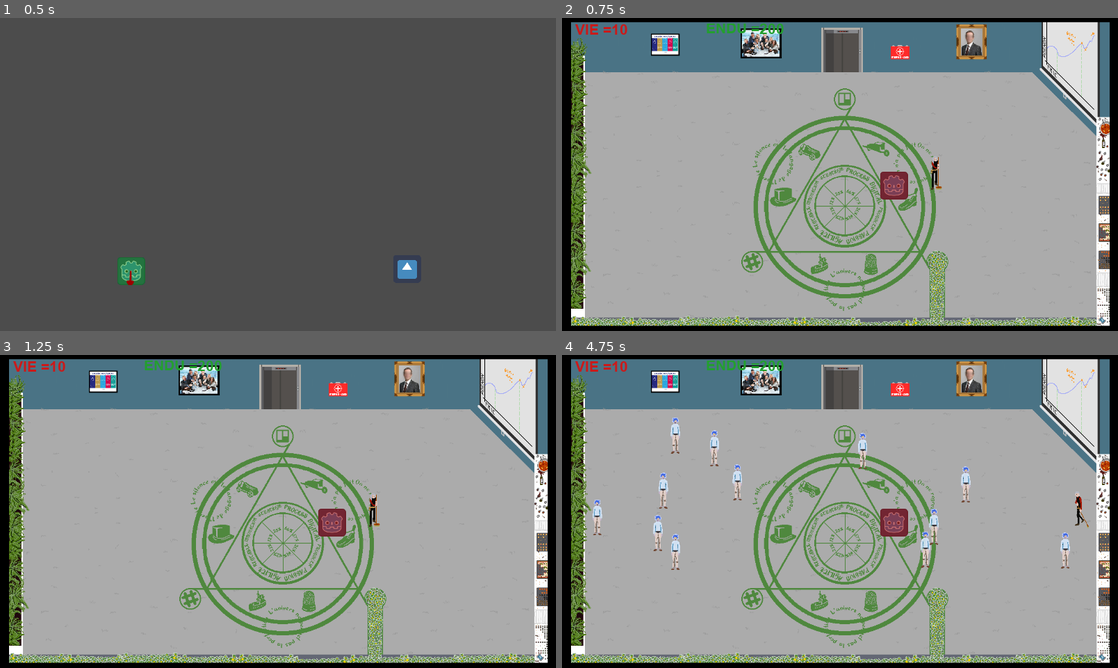
Above: before the commit, frames 1-4 (two rows, left to right).
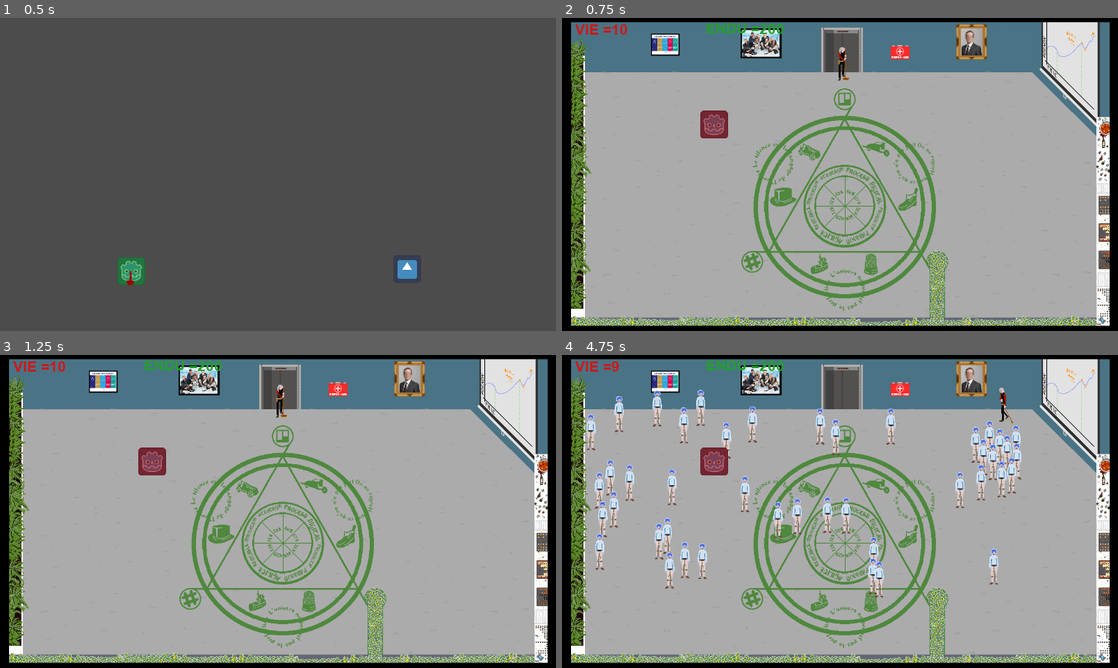
Above: after the commit, the same moments.

Repository: Ant0yne/action_concierge
Game: Godot game, scene res://Scenes/Menu.tscn
Same seed, same stepped clock (60 frames per second), same inputs: the game is played once before the commit and once after it. The engine's default icon, where the game draws it, is replaced by a stand-in: a white triangle on a blue panel in a dark square.
Inputs (mouse positions are in pixels of both pictures, inside the frame that each line leads up to):
- Up to frame 1 (0.5 s): no input
- Up to frame 2 (0.75 s): click (695, 271) at 0.5 s
- Up to frame 3 (1.25 s): no input
- Up to frame 4 (4.75 s): tap Enter at 1.25 s; hold Right (ui_right) 1.28-2.03 s; tap Space (ui_select) at 1.35, 1.52, 1.82, 2.1, 2.27, 2.57, 2.85, 3.6, 3.77, 4.07, 4.35, 4.52 s; hold Down (ui_down) 2.03-2.78 s; hold Right (ui_right) 2.78-3.53 s; hold Up (ui_up) 3.53-4.28 s; hold Left (ui_left) from 4.28 s (still down)

Frame 1 is identical in both runs. In frame 2, 1.1% of the frame differs, in the area x 24-69%, y 9-58%; in frame 3, 1.1%; in frame 4, 7.7%, in the area x 4-95%, y 2-78%.

Commit message:
Spawn ennemis

Diff:
--- /dev/null
+++ b/Scenes/Cercle.tscn
@@ -0,0 +1,3 @@
+[gd_scene format=2]
+
+[node name="Cercle" type="Node2D"]
--- a/Scenes/GestionRH.gd
+++ /dev/null
@@ -1,22 +0,0 @@
-extends Node2D
-
-const RH = preload("res://Scenes/RH.tscn")
-
-var zone_creation_RH_X = int(1000)
-var zone_creation_RH_Y = int(500)
-var vecteur_cible
-
-
-func _ready():
-	_random_position()
-
-
-func _process(delta):
-	if Input.is_action_just_released("ui_select"):
-		var rh = RH.instance()
-		rh.global_position = vecteur_cible
-		add_child(rh)
-		_random_position()
-
-func _random_position():
-	vecteur_cible = Vector2(rand_range(70, zone_creation_RH_X), rand_range(135, zone_creation_RH_Y))
--- a/Scenes/GestionRH.tscn
+++ b/Scenes/GestionRH.tscn
@@ -1,6 +1,7 @@
 [gd_scene load_steps=2 format=2]
 
-[ext_resource path="res://Scenes/GestionRH.gd" type="Script" id=1]
+[ext_resource path="res://Script/GestionRH.gd" type="Script" id=1]
+
 
 [node name="GestionRH" type="Node2D"]
 script = ExtResource( 1 )
--- a/Scenes/Main.tscn
+++ b/Scenes/Main.tscn
@@ -2,7 +2,7 @@
 
 [ext_resource path="res://Scenes/Perso.tscn" type="PackedScene" id=1]
 [ext_resource path="res://Scenes/DecorTest.tscn" type="PackedScene" id=2]
-[ext_resource path="res://Scenes/GestionRH.gd" type="Script" id=3]
+[ext_resource path="res://Script/GestionRH.gd" type="Script" id=3]
 [ext_resource path="res://Scenes/UIPersoVie.tscn" type="PackedScene" id=4]
 [ext_resource path="res://Recherche environnement.png" type="Texture" id=5]
 [ext_resource path="res://Scenes/UIPersoEndu.tscn" type="PackedScene" id=6]
@@ -16,11 +16,11 @@
 [node name="YSort" type="YSort" parent="."]
 
 [node name="Personnage" parent="YSort" instance=ExtResource( 1 )]
-position = Vector2( 860.995, 355.689 )
+position = Vector2( 646.984, 105.656 )
 scale = Vector2( 0.7, 0.7 )
 
 [node name="DecorTest" parent="YSort" instance=ExtResource( 2 )]
-position = Vector2( 763.607, 407.41 )
+position = Vector2( 349.676, 267.547 )
 
 [node name="RH" type="YSort" parent="YSort"]
 script = ExtResource( 3 )
--- a/Scenes/Perso.tscn
+++ b/Scenes/Perso.tscn
@@ -95,84 +95,84 @@
 "name": "New Anim",
 "speed": 5.0
 }, {
+"frames": [ ExtResource( 10 ) ],
+"loop": true,
+"name": "Attaque Droite",
+"speed": 5.0
+}, {
+"frames": [ ExtResource( 3 ) ],
+"loop": true,
+"name": "Dash Droite",
+"speed": 5.0
+}, {
+"frames": [ ExtResource( 9 ) ],
+"loop": true,
+"name": "Attaque haut",
+"speed": 5.0
+}, {
+"frames": [ ExtResource( 74 ), ExtResource( 7 ), ExtResource( 80 ), ExtResource( 73 ), ExtResource( 72 ), ExtResource( 79 ), ExtResource( 75 ), ExtResource( 76 ), ExtResource( 77 ), ExtResource( 78 ) ],
+"loop": true,
+"name": "Marche Bas",
+"speed": 15.0
+}, {
+"frames": [ ExtResource( 12 ) ],
+"loop": true,
+"name": "Dash Haut",
+"speed": 5.0
+}, {
+"frames": [ ExtResource( 6 ) ],
+"loop": true,
+"name": "Dash Bas",
+"speed": 5.0
+}, {
+"frames": [ ExtResource( 4 ), ExtResource( 86 ), ExtResource( 85 ), ExtResource( 87 ) ],
+"loop": false,
+"name": "Attaque Bas",
+"speed": 12.0
+}, {
+"frames": [ ExtResource( 22 ), ExtResource( 1 ), ExtResource( 26 ), ExtResource( 23 ), ExtResource( 24 ), ExtResource( 25 ), ExtResource( 21 ), ExtResource( 27 ), ExtResource( 28 ), ExtResource( 29 ), ExtResource( 30 ), ExtResource( 31 ) ],
+"loop": true,
+"name": "Idle Bas",
+"speed": 12.0
+}, {
+"frames": [ ExtResource( 48 ), ExtResource( 49 ), ExtResource( 44 ), ExtResource( 15 ), ExtResource( 45 ), ExtResource( 43 ), ExtResource( 46 ), ExtResource( 47 ), ExtResource( 51 ), ExtResource( 50 ), ExtResource( 53 ), ExtResource( 52 ) ],
+"loop": true,
+"name": "Idle Gauche",
+"speed": 12.0
+}, {
+"frames": [ ExtResource( 57 ), ExtResource( 62 ), ExtResource( 58 ), ExtResource( 54 ), ExtResource( 55 ), ExtResource( 59 ), ExtResource( 5 ), ExtResource( 61 ), ExtResource( 56 ), ExtResource( 60 ), ExtResource( 63 ), ExtResource( 64 ) ],
+"loop": true,
+"name": "Idle Haut",
+"speed": 12.0
+}, {
+"frames": [ ExtResource( 17 ) ],
+"loop": true,
+"name": "Marche Haut",
+"speed": 5.0
+}, {
+"frames": [ ExtResource( 65 ), ExtResource( 66 ), ExtResource( 8 ), ExtResource( 70 ), ExtResource( 67 ), ExtResource( 69 ), ExtResource( 68 ), ExtResource( 71 ) ],
+"loop": true,
+"name": "Marche Gauche",
+"speed": 12.0
+}, {
+"frames": [ ExtResource( 11 ) ],
+"loop": true,
+"name": "Dash Gauche",
+"speed": 5.0
+}, {
+"frames": [ ExtResource( 13 ), ExtResource( 32 ), ExtResource( 33 ), ExtResource( 34 ), ExtResource( 35 ), ExtResource( 36 ), ExtResource( 37 ), ExtResource( 38 ), ExtResource( 39 ), ExtResource( 40 ), ExtResource( 42 ), ExtResource( 41 ) ],
+"loop": true,
+"name": "Idle Droite",
+"speed": 12.0
+}, {
+"frames": [ ExtResource( 16 ) ],
+"loop": true,
+"name": "Marche Droite",
+"speed": 5.0
+}, {
 "frames": [ ExtResource( 81 ), ExtResource( 18 ), ExtResource( 83 ), ExtResource( 84 ), ExtResource( 82 ) ],
 "loop": false,
 "name": "Attaque Gauche",
-"speed": 12.0
-}, {
-"frames": [ ExtResource( 12 ) ],
-"loop": true,
-"name": "Dash Haut",
-"speed": 5.0
-}, {
-"frames": [ ExtResource( 9 ) ],
-"loop": true,
-"name": "Attaque haut",
-"speed": 5.0
-}, {
-"frames": [ ExtResource( 65 ), ExtResource( 66 ), ExtResource( 8 ), ExtResource( 70 ), ExtResource( 67 ), ExtResource( 69 ), ExtResource( 68 ), ExtResource( 71 ) ],
-"loop": true,
-"name": "Marche Gauche",
-"speed": 12.0
-}, {
-"frames": [ ExtResource( 16 ) ],
-"loop": true,
-"name": "Marche Droite",
-"speed": 5.0
-}, {
-"frames": [ ExtResource( 10 ) ],
-"loop": true,
-"name": "Attaque Droite",
-"speed": 5.0
-}, {
-"frames": [ ExtResource( 48 ), ExtResource( 49 ), ExtResource( 44 ), ExtResource( 15 ), ExtResource( 45 ), ExtResource( 43 ), ExtResource( 46 ), ExtResource( 47 ), ExtResource( 51 ), ExtResource( 50 ), ExtResource( 53 ), ExtResource( 52 ) ],
-"loop": true,
-"name": "Idle Gauche",
-"speed": 12.0
-}, {
-"frames": [ ExtResource( 13 ), ExtResource( 32 ), ExtResource( 33 ), ExtResource( 34 ), ExtResource( 35 ), ExtResource( 36 ), ExtResource( 37 ), ExtResource( 38 ), ExtResource( 39 ), ExtResource( 40 ), ExtResource( 42 ), ExtResource( 41 ) ],
-"loop": true,
-"name": "Idle Droite",
-"speed": 12.0
-}, {
-"frames": [ ExtResource( 11 ) ],
-"loop": true,
-"name": "Dash Gauche",
-"speed": 5.0
-}, {
-"frames": [ ExtResource( 6 ) ],
-"loop": true,
-"name": "Dash Bas",
-"speed": 5.0
-}, {
-"frames": [ ExtResource( 17 ) ],
-"loop": true,
-"name": "Marche Haut",
-"speed": 5.0
-}, {
-"frames": [ ExtResource( 22 ), ExtResource( 1 ), ExtResource( 26 ), ExtResource( 23 ), ExtResource( 24 ), ExtResource( 25 ), ExtResource( 21 ), ExtResource( 27 ), ExtResource( 28 ), ExtResource( 29 ), ExtResource( 30 ), ExtResource( 31 ) ],
-"loop": true,
-"name": "Idle Bas",
-"speed": 12.0
-}, {
-"frames": [ ExtResource( 74 ), ExtResource( 7 ), ExtResource( 80 ), ExtResource( 73 ), ExtResource( 72 ), ExtResource( 79 ), ExtResource( 75 ), ExtResource( 76 ), ExtResource( 77 ), ExtResource( 78 ) ],
-"loop": true,
-"name": "Marche Bas",
-"speed": 15.0
-}, {
-"frames": [ ExtResource( 57 ), ExtResource( 62 ), ExtResource( 58 ), ExtResource( 54 ), ExtResource( 55 ), ExtResource( 59 ), ExtResource( 5 ), ExtResource( 61 ), ExtResource( 56 ), ExtResource( 60 ), ExtResource( 63 ), ExtResource( 64 ) ],
-"loop": true,
-"name": "Idle Haut",
-"speed": 12.0
-}, {
-"frames": [ ExtResource( 3 ) ],
-"loop": true,
-"name": "Dash Droite",
-"speed": 5.0
-}, {
-"frames": [ ExtResource( 4 ), ExtResource( 86 ), ExtResource( 85 ), ExtResource( 87 ) ],
-"loop": false,
-"name": "Attaque Bas",
 "speed": 12.0
 } ]
 
@@ -689,6 +689,18 @@
 "transitions": PoolRealArray( 1 ),
 "update": 0,
 "values": [ "Idle Bas" ]
+}
+tracks/2/type = "value"
+tracks/2/path = NodePath("Position2D/BalaiHitBox/CollisionShape2D:disabled")
+tracks/2/interp = 1
+tracks/2/loop_wrap = true
+tracks/2/imported = false
+tracks/2/enabled = true
+tracks/2/keys = {
+"times": PoolRealArray( 0 ),
+"transitions": PoolRealArray( 1 ),
+"update": 1,
+"values": [ true ]
 }
 
 [sub_resource type="Animation" id=12]
@@ -1024,8 +1036,7 @@
 
 [node name="AnimatedSprite" type="AnimatedSprite" parent="."]
 frames = SubResource( 1 )
-animation = "Marche Gauche"
-offset = Vector2( -4, 0 )
+animation = "Idle Bas"
 
 [node name="CollisionShape2D" type="CollisionShape2D" parent="."]
 position = Vector2( 0, 46 )
@@ -1059,7 +1070,6 @@
 parameters/Marche/blend_position = Vector2( 0, 0 )
 
 [node name="Position2D" type="Position2D" parent="."]
-rotation = 3.14159
 
 [node name="BalaiHitBox" parent="Position2D" instance=ExtResource( 14 )]
 collision_mask = 8
@@ -1068,6 +1078,7 @@
 [node name="CollisionShape2D" parent="Position2D/BalaiHitBox" index="0"]
 position = Vector2( 27, 0 )
 shape = SubResource( 47 )
+disabled = true
 
 [node name="HurtBoxe" parent="." instance=ExtResource( 20 )]
 collision_layer = 4
--- /dev/null
+++ b/Script/GestionRH.gd
@@ -0,0 +1,26 @@
+extends Node2D
+
+const RH = preload("res://Scenes/RH.tscn")
+
+var vecteur_cible
+var nbre_rh = int(6)
+var ajout_nbre_rh = int(3)
+var nbre_vague = int(1)
+
+
+func _ready():
+	_random_position()
+
+
+func _process(delta):
+	if Input.is_action_just_released("ui_select"):
+		nbre_vague += 1
+		nbre_rh += ajout_nbre_rh
+		while get_child_count() <= nbre_rh:
+			var rh = RH.instance()
+			rh.global_position = vecteur_cible
+			add_child(rh)
+			_random_position()
+
+func _random_position():
+	vecteur_cible = Vector2(rand_range(80, 1065), rand_range(110, 520))
